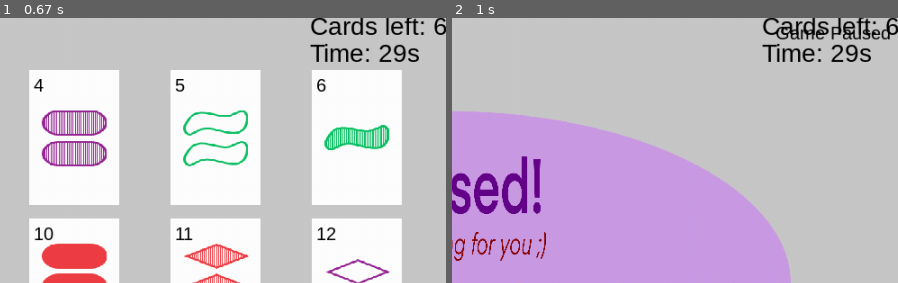
Above: before the commit, frames 1-2 (left to right).
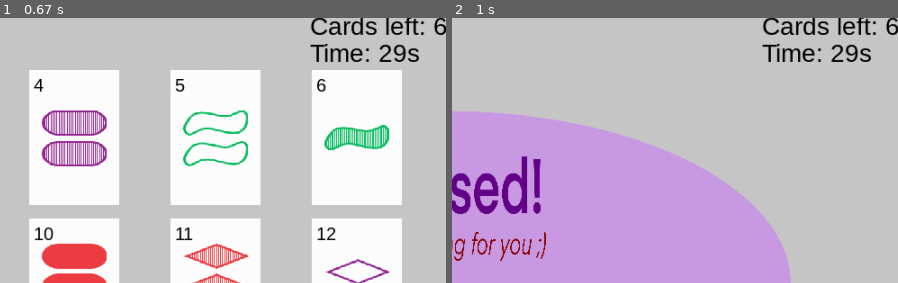
Above: after the commit, the same moments.

Repository: MifiLoiz/Sett
Game: pygame game, started from set_pygame.py
Same seed, same stepped clock (60 frames per second), same inputs: the game is played once before the commit and once after it.
Inputs:
- Up to frame 1 (0.67 s): tap Enter at 0.33 s
- Up to frame 2 (1 s): tap P at 0.67 s
The pictures show only the part of the screen within x 49-99%, y 2-52%; the shares and areas given below are measured in that part.

Frame 1 is identical in both runs. In frame 2, 0.6% of the frame differs, in the area x 72-99%, y 3-9%.

Commit message:
removed Game Paused

Diff:
--- a/set_pygame.py
+++ b/set_pygame.py
@@ -90,7 +90,6 @@
 
         #shows pause
         if self.paused:
-            self.draw_text("Game Paused", DISPLAY_WIDTH - 145, 27, self.small_font, color=(255, 0, 0),)
             pause_switch = True
             try:
             ## ELIZA WAS HERE: works!!
